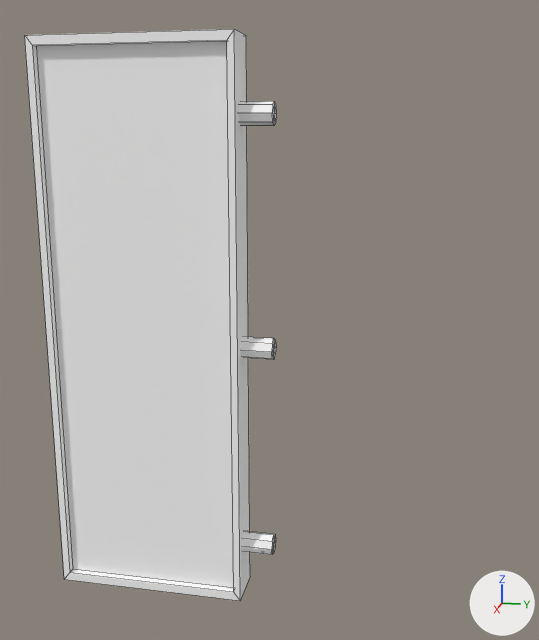
What one commit did to the FBX model FYP_IDEA1/Assets/Models/ShopSign_3.fbx.
Before and after are seen from a 50 mm lens placed at (2.98, -2.38, 2.58), pointed at (0.0, -2.97, 1.83). Lighting does not change. The marker at lower right points along +X, +Y and +Z. Mesh edges are drawn as thin lines. Where no turn or scale is listed for an object, it has been applied to the vertices.

Before the edit, the objects in view are built like this:
```python
me_mesh = bpy.data.meshes.new('Mesh')
me_mesh.from_pydata(...)  # 70 vertices, 86 faces; spans x 0.0..0.19, y 0.0..0.98, z 0.0..2.4
me_mesh.materials.append(mat_lambert3)  # its picture is missing
ob_polysurface13 = bpy.data.objects.new('polySurface13', me_mesh)
ob_polysurface13.location = (-0.075, -3.929, 0.564)
```
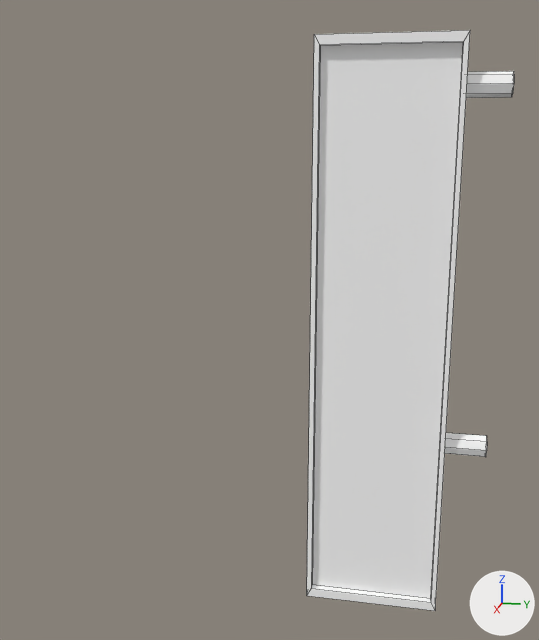
Edits to the scene script, one JSON object a line:
```json
{"block": "me_mesh", "where": "# used by ob_polysurface13; location = (-0.075, -3.929, 0.564)"}
{"op": "remove", "block": "me_mesh", "code": "me_mesh.from_pydata(...)  # 70 vertices, 86 faces; spans x 0.0..0.19, y 0.0..0.98, z 0.0..2.4"}
{"op": "add", "block": "me_mesh", "code": "me_mesh.from_pydata(...)  # 52 vertices, 62 faces; spans x 0.0..0.19, y 0.0..0.72, z 0.0..2.31"}
{"block": "me_mesh", "change": "me_mesh part 1: the loose piece of 18 vertices spanning x 0.05..0.14, y 0.63..0.98, z 2.05..2.15 is moved by (0.0, -0.26, 0.03)"}
{"block": "me_mesh", "change": "me_mesh part 2: the loose piece of 18 vertices spanning x 0.05..0.14, y 0.63..0.98, z 1.1..1.19 is moved by (0.0, -0.26, -0.43)"}
{"block": "me_mesh", "change": "me_mesh part 3: the loose piece of 18 vertices spanning x 0.05..0.14, y 0.63..0.98, z 0.19..0.28 is deleted"}
{"block": "me_mesh", "change": "me_mesh part 4"}
{"block": "me_mesh", "change": "14 vertices are removed from x 0.0..0.19, y 0.0..0.85, z 0.0..2.4"}
{"block": "me_mesh", "change": "14 faces are deleted"}
{"block": "me_mesh", "change": "14 vertices are added at x 0.0..0.19, y 0.0..0.55, z 0.0..2.31"}
{"block": "me_mesh", "change": "14 new faces join them"}
{"op": "set", "path": "ob_polysurface13.location", "old": "(-0.075, -3.929, 0.564)", "new": "(-0.075, -2.785, 0.628)"}
```

Where the change shows, as pixel boxes (x1, y1, x2, y2) in the pictures (539 x 640 px; the box of a moved part takes in the faces that stretch with it):
```json
{"object": "polySurface13", "change": "reshaped, moved", "before": [25, 29, 276, 601], "after": [307, 30, 514, 611], "on screen": "17% narrower"}
{"part": 1, "of": "me_mesh", "change": "moved or reshaped", "before": [239, 101, 276, 126], "after": [466, 71, 514, 98]}
{"part": 2, "of": "me_mesh", "change": "moved or reshaped", "before": [241, 337, 276, 359], "after": [445, 433, 487, 457]}
{"part": 3, "of": "me_mesh", "change": "deleted", "before": [243, 531, 276, 555]}
{"part": 4, "of": "me_mesh", "change": "moved or reshaped", "before": [25, 29, 250, 601], "after": [307, 30, 470, 611]}
```
